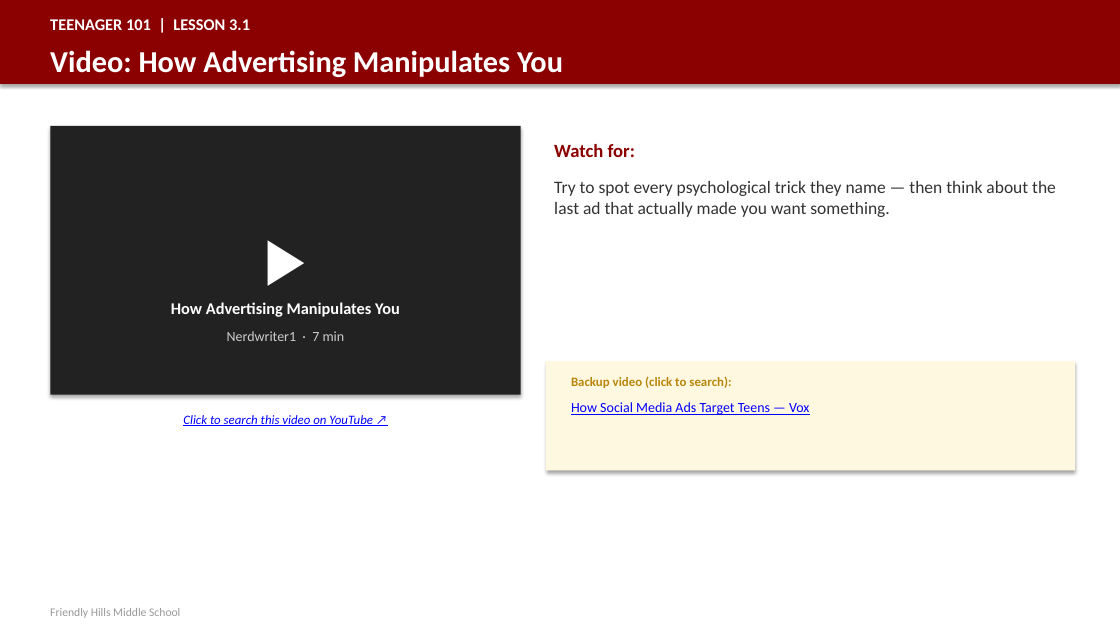
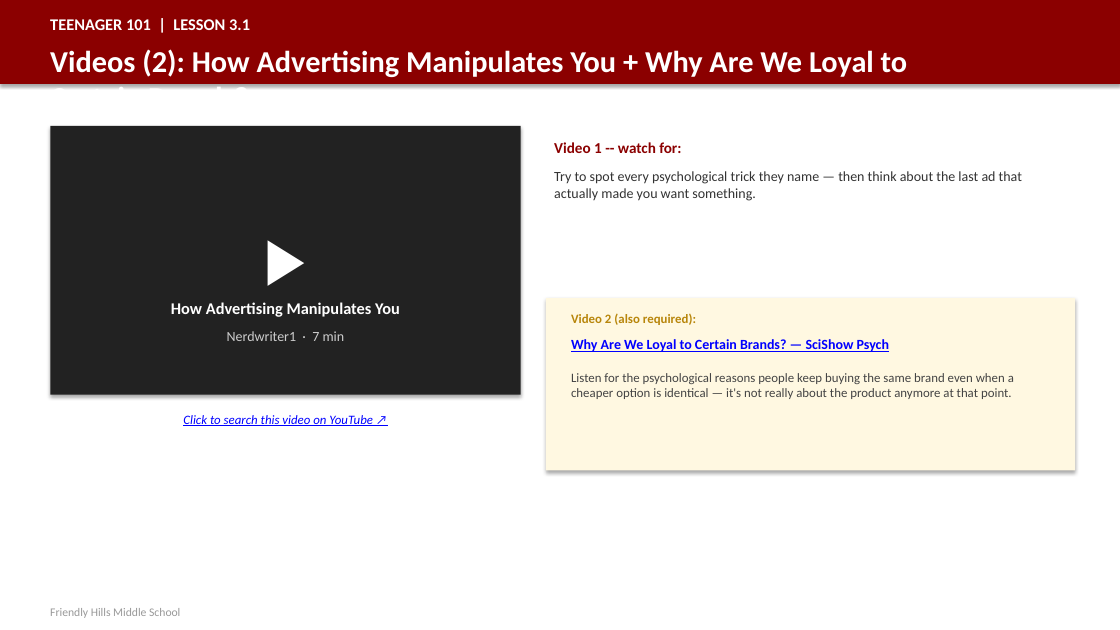
Before and after one commit to milesclawson/test-repo, a slide deck: slide 66 of downloads/teenager101_teacher_slides.pptx. Drawn at 1120x630 pixels with LibreOffice and Linux fonts; fonts in the diff are those of the drawing. Boxes give left, top, right and bottom in pixels: in the first picture for what was removed or moved away, otherwise in the second. Text is boxed around its words. In the diff, an @@ line names an element or a change of style, - is before the commit and + after.

```diff
--- a/downloads/teenager101_teacher_slides.pptx
+++ b/downloads/teenager101_teacher_slides.pptx
@@ text at <box>50,49,908,88</box>: text changed @@
-Video: How Advertising Manipulates You
+Videos (2): How Advertising Manipulates You + Why Are We Loyal to Certain Brands?
@@ text at <box>554,142,681,153</box>: text changed; size 16 to 13 pt @@
-Watch for:
+Video 1 -- watch for:
@@ text "Try to spot every psychological ...": place and size @@
-text "Try to spot every psychological ..." at <box>554,181,1056,217</box>
+text "Try to spot every psychological ..." at <box>554,171,1022,201</box>
@@ text "Try to spot every psychological ..." at <box>554,171,1022,201</box>: size 15 to 12 pt @@
@@ rectangle: place and size @@
-rectangle at <box>546,361,1075,471</box>
+rectangle at <box>546,298,1075,471</box>
@@ text at <box>571,313,696,325</box>: text changed @@
-Backup video (click to search):
+Video 2 (also required):
@@ text at <box>571,339,889,352</box>: text changed; bold on @@
-How Social Media Ads Target Teens — Vox
+Why Are We Loyal to Certain Brands? — SciShow Psych
@@ text added at <box>571,373,1014,399</box>, 11 pt, text #444444 @@
+Listen for the psychological reasons people keep buying the same brand even when a cheaper option is identical — it's not really about the product anymore at that point.
```
Also in this commit, not shown: 6 other slides changed, 1 other file.
